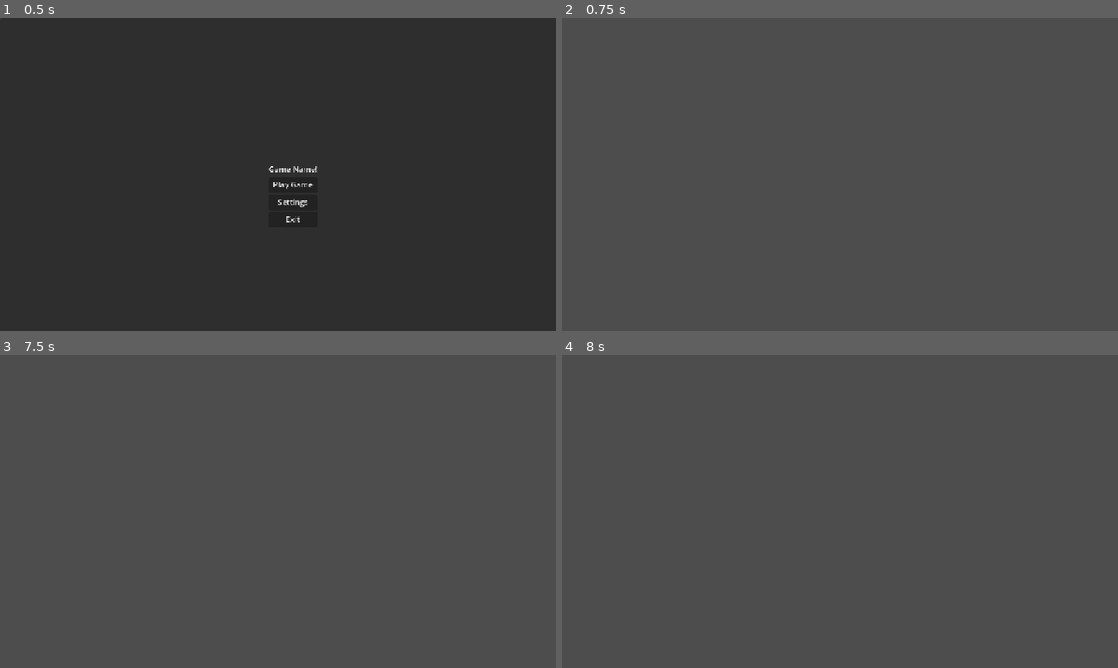
Above: before the commit, frames 1-4 (two rows, left to right).
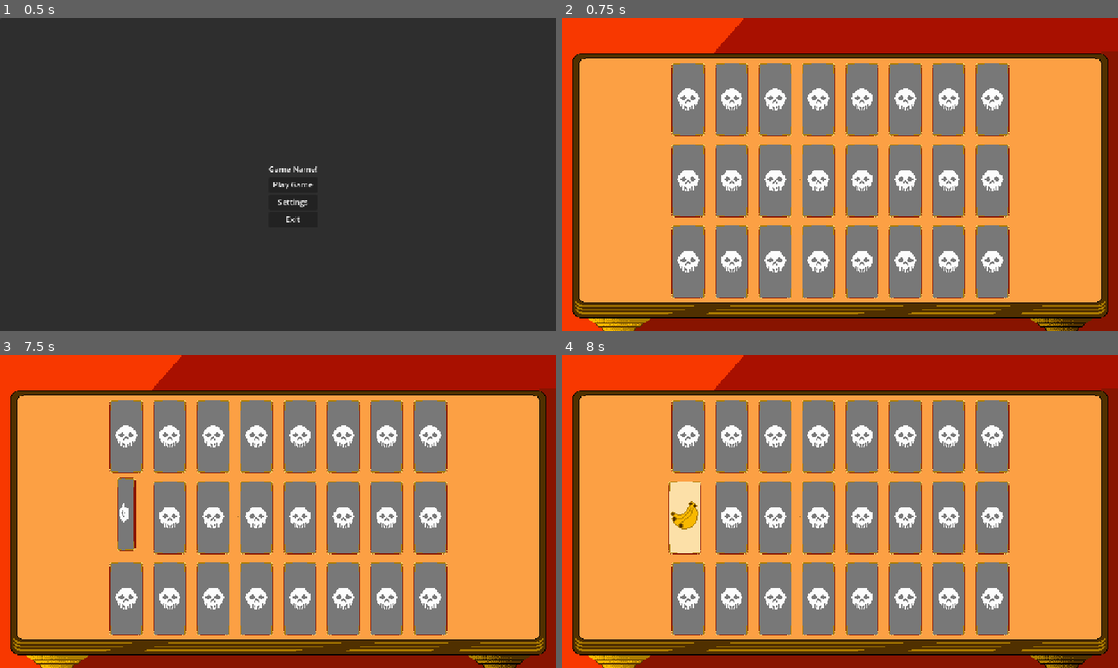
Above: after the commit, the same moments.

Repository: PawnxPawn/DeathMatch
Game: Godot game, scene res://Menus/MainMenu.tscn
Two runs of this game, one before a commit and one after it. Both use one fixed random seed, a clock stepped at 60 frames per second and the inputs below.
Inputs (mouse positions are in pixels of both pictures, inside the frame that each line leads up to):
- Up to frame 1 (0.5 s): no input
- Up to frame 2 (0.75 s): click "Play Game" at 0.5 s
- Up to frame 3 (7.5 s): click (105, 395) at 1.27 s; click (150, 395) at 2.02 s; click (189, 395) at 2.77 s; click (233, 395) at 3.52 s; click (278, 395) at 4.27 s; click (322, 395) at 5.02 s; click (366, 395) at 5.77 s; click (405, 395) at 6.52 s; click (105, 477) at 7.27 s
- Up to frame 4 (8 s): no input

Frame 1 is identical in both runs. In frame 2, 100% of the frame differs, in the area x 0-100%, y 0-100%; in frame 3, 100%; in frame 4, 100%.

Commit message:
[Major] Bug fixs, card size increase
/ increased card size and icon size
+ Added table png and grid container to game scene
+ Temporarly added cards to show how they would look using the grid

BugFix - Cards unclickable in game scene
Fix - Set Pause Menu nodes mouse filter to stop

BugFix - Cards appear not to respond every time.
Fix - change button's signal from Pressed to Button Down

Rename Function from _on_pressed to _on_clicked

Diff:
--- a/deathmatch/Game/Cards/card.tscn
+++ b/deathmatch/Game/Cards/card.tscn
@@ -35,13 +35,13 @@
 Button/styles/normal = SubResource("StyleBoxEmpty_vuycb")
 Button/styles/pressed = SubResource("StyleBoxEmpty_yviio")
 
+[sub_resource type="AtlasTexture" id="AtlasTexture_ipob6"]
+atlas = ExtResource("3_ayre0")
+region = Rect2(0, 0, 48, 96)
+
 [sub_resource type="AtlasTexture" id="AtlasTexture_ayre0"]
 atlas = ExtResource("3_ayre0")
 region = Rect2(48, 0, 48, 96)
-
-[sub_resource type="AtlasTexture" id="AtlasTexture_ipob6"]
-atlas = ExtResource("3_ayre0")
-region = Rect2(0, 0, 48, 96)
 
 [sub_resource type="AtlasTexture" id="AtlasTexture_av8u4"]
 atlas = ExtResource("3_ayre0")
@@ -190,77 +190,77 @@
 "speed": 5.0
 }]
 
+[sub_resource type="AtlasTexture" id="AtlasTexture_a5qfe"]
+atlas = ExtResource("3_ipob6")
+region = Rect2(160, 0, 160, 160)
+
+[sub_resource type="AtlasTexture" id="AtlasTexture_jmd78"]
+atlas = ExtResource("3_ipob6")
+region = Rect2(0, 0, 159.975, 160)
+
+[sub_resource type="AtlasTexture" id="AtlasTexture_sablr"]
+atlas = ExtResource("3_ipob6")
+region = Rect2(320, 0, 160, 160)
+
+[sub_resource type="AtlasTexture" id="AtlasTexture_fshsu"]
+atlas = ExtResource("3_ipob6")
+region = Rect2(480, 0, 160, 160)
+
+[sub_resource type="AtlasTexture" id="AtlasTexture_b5opk"]
+atlas = ExtResource("3_ipob6")
+region = Rect2(0, 160, 160, 160)
+
+[sub_resource type="AtlasTexture" id="AtlasTexture_ovryv"]
+atlas = ExtResource("3_ipob6")
+region = Rect2(160, 160, 160, 160)
+
+[sub_resource type="AtlasTexture" id="AtlasTexture_gf17k"]
+atlas = ExtResource("3_ipob6")
+region = Rect2(320, 160, 160, 160)
+
+[sub_resource type="AtlasTexture" id="AtlasTexture_a4enn"]
+atlas = ExtResource("3_ipob6")
+region = Rect2(480, 160, 160, 160)
+
+[sub_resource type="AtlasTexture" id="AtlasTexture_w3rpe"]
+atlas = ExtResource("3_ipob6")
+region = Rect2(0, 320, 160, 160)
+
+[sub_resource type="AtlasTexture" id="AtlasTexture_a5isp"]
+atlas = ExtResource("3_ipob6")
+region = Rect2(160, 320, 160, 160)
+
+[sub_resource type="AtlasTexture" id="AtlasTexture_mmqyo"]
+atlas = ExtResource("3_ipob6")
+region = Rect2(320, 320, 160, 160)
+
+[sub_resource type="AtlasTexture" id="AtlasTexture_hj4fc"]
+atlas = ExtResource("3_ipob6")
+region = Rect2(480, 320, 160, 160)
+
+[sub_resource type="AtlasTexture" id="AtlasTexture_wxwju"]
+atlas = ExtResource("3_ipob6")
+region = Rect2(0, 480, 160, 160)
+
+[sub_resource type="AtlasTexture" id="AtlasTexture_rafgv"]
+atlas = ExtResource("3_ipob6")
+region = Rect2(160, 480, 160, 160)
+
+[sub_resource type="AtlasTexture" id="AtlasTexture_r7w71"]
+atlas = ExtResource("3_ipob6")
+region = Rect2(320, 480, 160, 160)
+
+[sub_resource type="AtlasTexture" id="AtlasTexture_wqbtm"]
+atlas = ExtResource("3_ipob6")
+region = Rect2(480, 480, 160, 160)
+
+[sub_resource type="AtlasTexture" id="AtlasTexture_yhlsn"]
+atlas = ExtResource("3_ipob6")
+region = Rect2(0, 640, 160, 160)
+
 [sub_resource type="AtlasTexture" id="AtlasTexture_j67gl"]
 atlas = ExtResource("3_ipob6")
 region = Rect2(160, 640, 160, 160)
-
-[sub_resource type="AtlasTexture" id="AtlasTexture_jmd78"]
-atlas = ExtResource("3_ipob6")
-region = Rect2(0, 0, 159.975, 160)
-
-[sub_resource type="AtlasTexture" id="AtlasTexture_a5qfe"]
-atlas = ExtResource("3_ipob6")
-region = Rect2(160, 0, 160, 160)
-
-[sub_resource type="AtlasTexture" id="AtlasTexture_sablr"]
-atlas = ExtResource("3_ipob6")
-region = Rect2(320, 0, 160, 160)
-
-[sub_resource type="AtlasTexture" id="AtlasTexture_fshsu"]
-atlas = ExtResource("3_ipob6")
-region = Rect2(480, 0, 160, 160)
-
-[sub_resource type="AtlasTexture" id="AtlasTexture_b5opk"]
-atlas = ExtResource("3_ipob6")
-region = Rect2(0, 160, 160, 160)
-
-[sub_resource type="AtlasTexture" id="AtlasTexture_ovryv"]
-atlas = ExtResource("3_ipob6")
-region = Rect2(160, 160, 160, 160)
-
-[sub_resource type="AtlasTexture" id="AtlasTexture_gf17k"]
-atlas = ExtResource("3_ipob6")
-region = Rect2(320, 160, 160, 160)
-
-[sub_resource type="AtlasTexture" id="AtlasTexture_a4enn"]
-atlas = ExtResource("3_ipob6")
-region = Rect2(480, 160, 160, 160)
-
-[sub_resource type="AtlasTexture" id="AtlasTexture_w3rpe"]
-atlas = ExtResource("3_ipob6")
-region = Rect2(0, 320, 160, 160)
-
-[sub_resource type="AtlasTexture" id="AtlasTexture_a5isp"]
-atlas = ExtResource("3_ipob6")
-region = Rect2(160, 320, 160, 160)
-
-[sub_resource type="AtlasTexture" id="AtlasTexture_mmqyo"]
-atlas = ExtResource("3_ipob6")
-region = Rect2(320, 320, 160, 160)
-
-[sub_resource type="AtlasTexture" id="AtlasTexture_hj4fc"]
-atlas = ExtResource("3_ipob6")
-region = Rect2(480, 320, 160, 160)
-
-[sub_resource type="AtlasTexture" id="AtlasTexture_wxwju"]
-atlas = ExtResource("3_ipob6")
-region = Rect2(0, 480, 160, 160)
-
-[sub_resource type="AtlasTexture" id="AtlasTexture_rafgv"]
-atlas = ExtResource("3_ipob6")
-region = Rect2(160, 480, 160, 160)
-
-[sub_resource type="AtlasTexture" id="AtlasTexture_r7w71"]
-atlas = ExtResource("3_ipob6")
-region = Rect2(320, 480, 160, 160)
-
-[sub_resource type="AtlasTexture" id="AtlasTexture_wqbtm"]
-atlas = ExtResource("3_ipob6")
-region = Rect2(480, 480, 160, 160)
-
-[sub_resource type="AtlasTexture" id="AtlasTexture_yhlsn"]
-atlas = ExtResource("3_ipob6")
-region = Rect2(0, 640, 160, 160)
 
 [sub_resource type="SpriteFrames" id="SpriteFrames_ea5a1"]
 animations = [{
@@ -323,57 +323,6 @@
 "name": &"icons",
 "speed": 5.0
 }]
-
-[sub_resource type="Animation" id="Animation_ayre0"]
-length = 0.001
-tracks/0/type = "value"
-tracks/0/imported = false
-tracks/0/enabled = true
-tracks/0/path = NodePath("CardTexture:current_animation")
-tracks/0/interp = 1
-tracks/0/loop_wrap = true
-tracks/0/keys = {
-"times": PackedFloat32Array(0),
-"transitions": PackedFloat32Array(1),
-"update": 1,
-"values": [&"card_flip"]
-}
-tracks/1/type = "value"
-tracks/1/imported = false
-tracks/1/enabled = true
-tracks/1/path = NodePath("CardTexture:frame_index")
-tracks/1/interp = 1
-tracks/1/loop_wrap = true
-tracks/1/keys = {
-"times": PackedFloat32Array(0),
-"transitions": PackedFloat32Array(1),
-"update": 1,
-"values": [1]
-}
-tracks/2/type = "value"
-tracks/2/imported = false
-tracks/2/enabled = true
-tracks/2/path = NodePath("CardTexture/FaceTexture:size")
-tracks/2/interp = 1
-tracks/2/loop_wrap = true
-tracks/2/keys = {
-"times": PackedFloat32Array(0),
-"transitions": PackedFloat32Array(1),
-"update": 0,
-"values": [Vector2(38, 38)]
-}
-tracks/3/type = "value"
-tracks/3/imported = false
-tracks/3/enabled = true
-tracks/3/path = NodePath("CardTexture/FaceTexture:position")
-tracks/3/interp = 1
-tracks/3/loop_wrap = true
-tracks/3/keys = {
-"times": PackedFloat32Array(0),
-"transitions": PackedFloat32Array(1),
-"update": 0,
-"values": [Vector2(4, 29)]
-}
 
 [sub_resource type="Animation" id="Animation_ipob6"]
 resource_name = "flip_card"
@@ -438,7 +387,7 @@
 "times": PackedFloat32Array(0.333333, 0.366667, 0.4, 0.433333, 0.466667, 0.5, 0.533333, 0.566667, 0.6, 0.633333, 0.666667),
 "transitions": PackedFloat32Array(1, 1, 1, 1, 1, 1, 1, 1, 1, 1, 1),
 "update": 0,
-"values": [Vector2(0, 38), Vector2(2, 38), Vector2(5, 38), Vector2(8, 38), Vector2(11, 38), Vector2(19, 38), Vector2(24, 38), Vector2(29, 38), Vector2(35, 38), Vector2(38, 38), Vector2(38, 38)]
+"values": [Vector2(0, 76), Vector2(4, 76), Vector2(10, 76), Vector2(16, 76), Vector2(22, 76), Vector2(38, 76), Vector2(48, 76), Vector2(58, 76), Vector2(70, 76), Vector2(76, 76), Vector2(76, 76)]
 }
 tracks/5/type = "value"
 tracks/5/imported = false
@@ -450,18 +399,17 @@
 "times": PackedFloat32Array(0.333333, 0.366667, 0.4, 0.433333, 0.466667, 0.5, 0.533333, 0.566667, 0.6, 0.633333, 0.666667),
 "transitions": PackedFloat32Array(1, 1, 1, 1, 1, 1, 1, 1, 1, 1, 1),
 "update": 0,
-"values": [Vector2(25, 29), Vector2(23, 29), Vector2(18, 29), Vector2(16, 29), Vector2(17, 29), Vector2(11, 29), Vector2(11, 29), Vector2(9, 29), Vector2(6, 29), Vector2(4, 29), Vector2(3, 30)]
+"values": [Vector2(50, 58), Vector2(46, 58), Vector2(36, 58), Vector2(32, 58), Vector2(34, 58), Vector2(22, 58), Vector2(22, 58), Vector2(18, 58), Vector2(12, 58), Vector2(8, 58), Vector2(6, 60)]
 }
 
 [sub_resource type="AnimationLibrary" id="AnimationLibrary_ayre0"]
 _data = {
-&"RESET": SubResource("Animation_ayre0"),
 &"flip_card": SubResource("Animation_ipob6")
 }
 
 [node name="Card" type="Button" groups=["Cards"]]
-offset_right = 52.0
-offset_bottom = 97.0
+offset_right = 104.0
+offset_bottom = 194.0
 theme = SubResource("Theme_gn8ke")
 theme_type_variation = &"FlatButton"
 script = ExtResource("1_ayre0")
@@ -469,28 +417,27 @@
 [node name="CardTexture" type="TextureRect" parent="."]
 clip_children = 2
 layout_mode = 2
-offset_right = 48.0
-offset_bottom = 96.0
-texture = SubResource("AtlasTexture_ayre0")
+offset_right = 96.0
+offset_bottom = 192.0
+texture = SubResource("AtlasTexture_ipob6")
 script = ExtResource("2_0korm")
 sprite_frames = SubResource("SpriteFrames_jmd78")
 current_animation = &"card_flip"
-frame_index = 1
 
 [node name="FaceTexture" type="TextureRect" parent="CardTexture"]
 visible = false
 z_index = 1
 layout_mode = 0
-offset_left = 4.0
-offset_top = 29.0
-offset_right = 42.0
-offset_bottom = 67.0
-texture = SubResource("AtlasTexture_j67gl")
+offset_left = 50.0
+offset_top = 58.0
+offset_right = 50.0
+offset_bottom = 134.0
+texture = SubResource("AtlasTexture_a5qfe")
 expand_mode = 1
 script = ExtResource("2_0korm")
 sprite_frames = SubResource("SpriteFrames_ea5a1")
 current_animation = &"icons"
-frame_index = 17
+frame_index = 1
 
 [node name="AnimationPlayer" type="AnimationPlayer" parent="."]
 libraries = {
@@ -498,4 +445,4 @@
 }
 movie_quit_on_finish = true
 
-[connection signal="pressed" from="." to="." method="_on_pressed"]
+[connection signal="button_down" from="." to="." method="_on_clicked"]
--- a/deathmatch/Game/Cards/cardButton.gd
+++ b/deathmatch/Game/Cards/cardButton.gd
@@ -15,7 +15,7 @@
 func _ready() -> void:
 	face_texture.frame_index = icon_id
 
-func _on_pressed() -> void:
+func _on_clicked() -> void:
 	# Can only be flipped once.
 	if not is_flipped and not animation_player.is_playing():
 		is_flipped = true
--- a/deathmatch/Game/Game.tscn
+++ b/deathmatch/Game/Game.tscn
@@ -1,12 +1,120 @@
-[gd_scene load_steps=2 format=3 uid="uid://bkwn2t17jhet2"]
+[gd_scene load_steps=4 format=3 uid="uid://bkwn2t17jhet2"]
 
 [ext_resource type="PackedScene" uid="uid://ktn845vos8qe" path="res://Menus/PauseMenu.tscn" id="1_hqwdr"]
+[ext_resource type="Texture2D" uid="uid://b64bo1wxu1qph" path="res://Assets/Table.png" id="2_vrr3t"]
+[ext_resource type="PackedScene" uid="uid://h4hs4rtdq0aa" path="res://Game/Cards/card.tscn" id="3_iv3md"]
 
 [node name="Game" type="Node2D"]
 
-[node name="CanvasLayer" type="CanvasLayer" parent="."]
+[node name="PlayArea" type="CanvasLayer" parent="."]
 
-[node name="PauseMenu" parent="CanvasLayer" instance=ExtResource("1_hqwdr")]
+[node name="Container" type="Control" parent="PlayArea"]
+layout_mode = 3
+anchors_preset = 0
+offset_right = 40.0
+offset_bottom = 40.0
+
+[node name="Background" type="TextureRect" parent="PlayArea/Container"]
+layout_mode = 2
+offset_right = 1152.0
+offset_bottom = 648.0
+texture = ExtResource("2_vrr3t")
+expand_mode = 1
+
+[node name="CardField" type="Control" parent="PlayArea"]
+layout_mode = 3
+anchors_preset = 0
+offset_left = 216.0
+offset_top = 587.0
+offset_right = 216.0
+offset_bottom = 587.0
+scale = Vector2(0.865, 0.865)
+
+[node name="Card Area" type="GridContainer" parent="PlayArea/CardField"]
+layout_mode = 0
+offset_top = -582.0
+offset_right = 728.0
+offset_bottom = -194.0
+theme_override_constants/h_separation = 104
+theme_override_constants/v_separation = 194
+columns = 8
+
+[node name="Card" parent="PlayArea/CardField/Card Area" instance=ExtResource("3_iv3md")]
+layout_mode = 2
+
+[node name="Card2" parent="PlayArea/CardField/Card Area" instance=ExtResource("3_iv3md")]
+layout_mode = 2
+
+[node name="Card3" parent="PlayArea/CardField/Card Area" instance=ExtResource("3_iv3md")]
+layout_mode = 2
+
+[node name="Card4" parent="PlayArea/CardField/Card Area" instance=ExtResource("3_iv3md")]
+layout_mode = 2
+
+[node name="Card5" parent="PlayArea/CardField/Card Area" instance=ExtResource("3_iv3md")]
+layout_mode = 2
+
+[node name="Card6" parent="PlayArea/CardField/Card Area" instance=ExtResource("3_iv3md")]
+layout_mode = 2
+
+[node name="Card7" parent="PlayArea/CardField/Card Area" instance=ExtResource("3_iv3md")]
+layout_mode = 2
+
+[node name="Card8" parent="PlayArea/CardField/Card Area" instance=ExtResource("3_iv3md")]
+layout_mode = 2
+
+[node name="Card9" parent="PlayArea/CardField/Card Area" instance=ExtResource("3_iv3md")]
+layout_mode = 2
+
+[node name="Card10" parent="PlayArea/CardField/Card Area" instance=ExtResource("3_iv3md")]
+layout_mode = 2
+
+[node name="Card11" parent="PlayArea/CardField/Card Area" instance=ExtResource("3_iv3md")]
+layout_mode = 2
+
+[node name="Card12" parent="PlayArea/CardField/Card Area" instance=ExtResource("3_iv3md")]
+layout_mode = 2
+
+[node name="Card13" parent="PlayArea/CardField/Card Area" instance=ExtResource("3_iv3md")]
+layout_mode = 2
+
+[node name="Card14" parent="PlayArea/CardField/Card Area" instance=ExtResource("3_iv3md")]
+layout_mode = 2
+
+[node name="Card15" parent="PlayArea/CardField/Card Area" instance=ExtResource("3_iv3md")]
+layout_mode = 2
+
+[node name="Card16" parent="PlayArea/CardField/Card Area" instance=ExtResource("3_iv3md")]
+layout_mode = 2
+
+[node name="Card17" parent="PlayArea/CardField/Card Area" instance=ExtResource("3_iv3md")]
+layout_mode = 2
+
+[node name="Card18" parent="PlayArea/CardField/Card Area" instance=ExtResource("3_iv3md")]
+layout_mode = 2
+
+[node name="Card19" parent="PlayArea/CardField/Card Area" instance=ExtResource("3_iv3md")]
+layout_mode = 2
+
+[node name="Card20" parent="PlayArea/CardField/Card Area" instance=ExtResource("3_iv3md")]
+layout_mode = 2
+
+[node name="Card21" parent="PlayArea/CardField/Card Area" instance=ExtResource("3_iv3md")]
+layout_mode = 2
+
+[node name="Card22" parent="PlayArea/CardField/Card Area" instance=ExtResource("3_iv3md")]
+layout_mode = 2
+
+[node name="Card23" parent="PlayArea/CardField/Card Area" instance=ExtResource("3_iv3md")]
+layout_mode = 2
+
+[node name="Card24" parent="PlayArea/CardField/Card Area" instance=ExtResource("3_iv3md")]
+layout_mode = 2
+
+[node name="CanvasLayer" type="CanvasLayer" parent="PlayArea"]
+
+[node name="PauseMenu" parent="PlayArea/CanvasLayer" instance=ExtResource("1_hqwdr")]
 size_flags_horizontal = 4
 size_flags_vertical = 4
+mouse_filter = 2
 metadata/_edit_use_anchors_ = true
--- a/deathmatch/Menus/master_volume.gd
+++ b/deathmatch/Menus/master_volume.gd
@@ -6,8 +6,8 @@
 var bus_index: int
 
 func _ready() -> void:
-    bus_index = AudioServer.get_bus_index(bus_name)
-    volume_slider.value = db_to_linear(AudioServer.get_bus_volume_db(bus_index))
+	bus_index = AudioServer.get_bus_index(bus_name)
+	volume_slider.value = db_to_linear(AudioServer.get_bus_volume_db(bus_index))
 
 func _on_volume_slider_value_changed(value:float) -> void:
-    AudioServer.set_bus_volume_db(bus_index, linear_to_db(value))
+	AudioServer.set_bus_volume_db(bus_index, linear_to_db(value))
Binary file changed: deathmatch/Assets/Table.png
Not shown: 1 places in deathmatch/Game/Cards/card.tscn that only renumber resources
